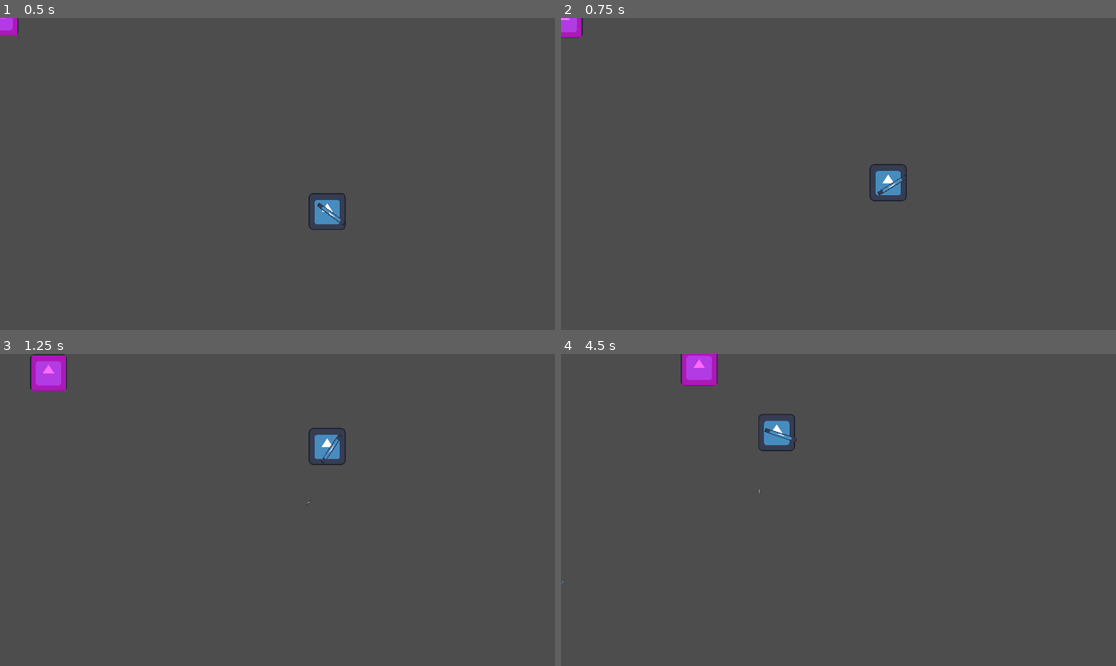
Above: before the commit, frames 1-4 (two rows, left to right).
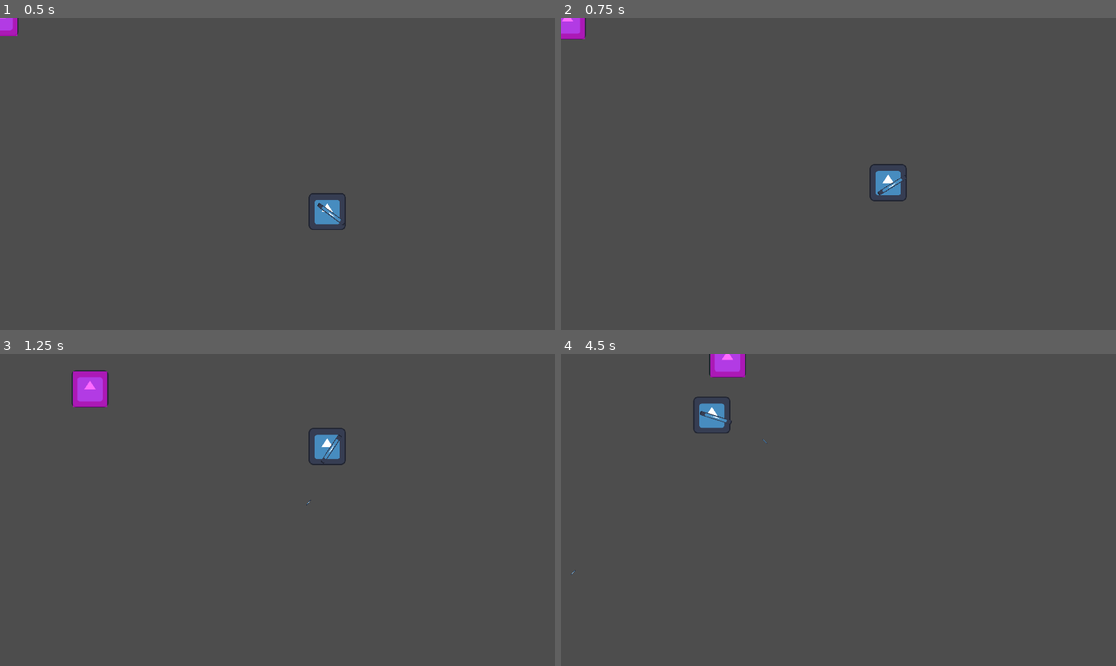
Above: after the commit, the same moments.

Repository: SosiskaKillerS/GameJam-Game
Game: Godot game, scene res://world.tscn
The game is run twice, just before and just after one commit, with the same random seed, the same clock (stepped at 60 frames per second) and the same inputs. The engine's default icon, where the game draws it, is replaced by a stand-in: a white triangle on a blue panel in a dark square.
Inputs (mouse positions are in pixels of both pictures, inside the frame that each line leads up to):
- Up to frame 1 (0.5 s): no input
- Up to frame 2 (0.75 s): tap Enter at 0.5 s; move the mouse to (810, 236) at 0.52 s; press the mouse at (810, 236) at 0.53 s; hold W (UP) from 0.53 s (still down)
- Up to frame 3 (1.25 s): keep holding W (UP)
- Up to frame 4 (4.5 s): move the mouse to (1005, 556) at 1.27 s; release the mouse at (1005, 556) at 1.28 s; click (1005, 556) at 1.35 s; move the mouse to (672, 463) at 2.02 s; release W (UP) at 2.03 s; press the mouse at (672, 463) at 2.03 s; hold A (LEFT) 2.03-3.53 s; move the mouse to (866, 510) at 2.77 s; release the mouse at (866, 510) at 2.78 s; click (866, 510) at 2.85 s; move the mouse to (755, 432) at 3.52 s; press the mouse at (755, 432) at 3.53 s; hold S (DOWN) 3.53-4.28 s; move the mouse to (960, 494) at 4.27 s; release the mouse at (960, 494) at 4.28 s; hold D (RIGHT) from 4.28 s (still down); click (960, 494) at 4.35 s

Frame 1 is identical in both runs. In frame 2, 0.1% of the frame differs, in the area x 0-5%, y 0-7%; in frame 3, 1.6%; in frame 4, 2.0%, in the area x 0-43%, y 0-74%.

Commit message:
_

Diff:
--- a/src/Bullet/bullet.gd
+++ b/src/Bullet/bullet.gd
@@ -1,7 +1,6 @@
 extends Area2D
-
-
-var speed = 750
+@export var bullet_damage = 500
+@export var speed = 750
 
 func _physics_process(delta):
 	position += transform.x * speed * delta
--- a/src/Enemie 1/stamps.gd
+++ b/src/Enemie 1/stamps.gd
@@ -1,18 +1,21 @@
 extends CharacterBody2D
 
-var speed = 200
-var player_chase = false
+@export var speed = 100
+@export var player_chase = false
 var player = null
+@export var hp = 1500
 
 func _physics_process(delta):
 	if player_chase:
-		position += (player.position - position)/speed
+		position += (player.position-position)/speed
+
 
 
 func _on_area_2d_body_entered(body):
 	player = body
 	player_chase = true
 
-func _on_area_2d_area_exited(area):
+
+func _on_area_2d_body_exited(body):
 	player = null
 	player_chase = false
--- a/src/Enemie 1/stamps.tscn
+++ b/src/Enemie 1/stamps.tscn
@@ -34,3 +34,4 @@
 
 [connection signal="area_exited" from="Area2D" to="." method="_on_area_2d_area_exited"]
 [connection signal="body_entered" from="Area2D" to="." method="_on_area_2d_body_entered"]
+[connection signal="body_exited" from="Area2D" to="." method="_on_area_2d_body_exited"]
--- a/src/Player/Player.gd
+++ b/src/Player/Player.gd
@@ -1,7 +1,7 @@
 extends CharacterBody2D
 
-@export var speed = 500
-
+@export var speed:int = 500
+@export var health:int = 1000
 
 func get_input():
 	var input_direction = Input.get_vector("LEFT", "RIGHT", "UP", "DOWN")
